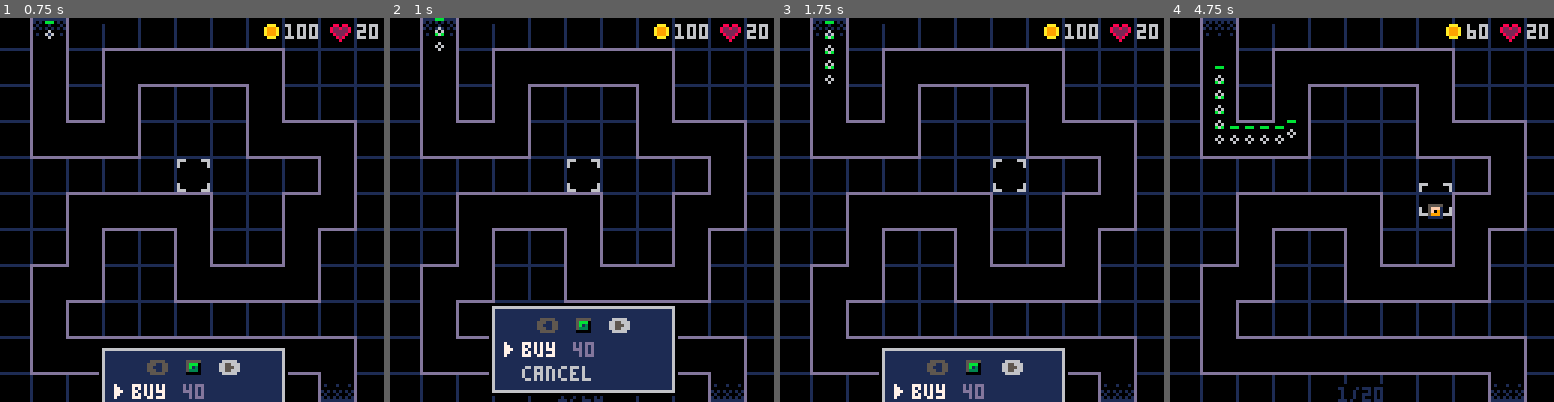
Above: before the commit, frames 1-4 (left to right).
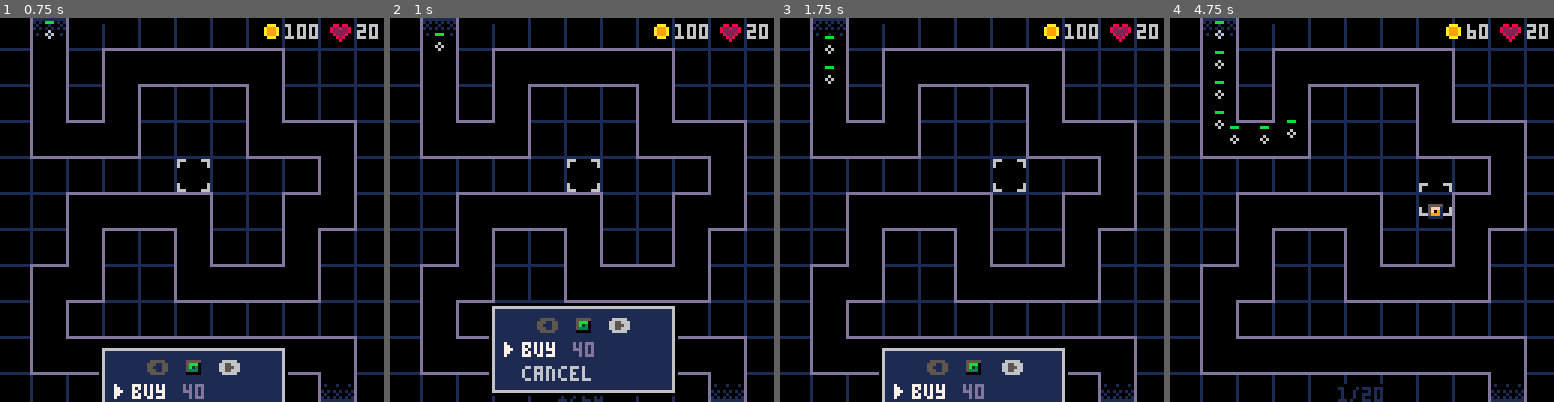
Above: after the commit, the same moments.

Repository: beardedsakimonkey/pixel_td.p8
Game: PICO-8 cartridge pixel_td.p8
Same seed, same stepped clock (60 frames per second), same inputs: the game is played once before the commit and once after it.
Inputs:
- Up to frame 1 (0.75 s): tap X (X key) at 0.33 s; tap O (Z key) at 0.7 s
- Up to frame 2 (1 s): no input
- Up to frame 3 (1.75 s): tap X (X key) at 1.07 s; hold Right from 1.6 s (still down); tap O (Z key) at 1.7 s
- Up to frame 4 (4.75 s): tap X (X key) at 1.85, 2.97, 4.08 s; release Right at 2.1 s; tap O (Z key) every 0.4 s from 2.1 to 4.5 s; hold Up 2.15-2.42 s; hold Right 2.47-3.03 s; hold Left 3.08-3.58 s; hold Down 3.63-3.97 s; hold Right 4.02-4.68 s; hold Up from 4.73 s (still down)

Frame 1 is identical in both runs. In frame 2, less than 0.1% of the frame differs, in the area x 11-15%, y 0-5%; in frame 3, less than 0.1%; in frame 4, 0.3%, in the area x 11-30%, y 0-33%.

Commit message:
improve enemy spawn gap logic

Diff:
--- a/enemy.lua
+++ b/enemy.lua
@@ -106,15 +106,21 @@
 end
 
 function spawn_enemy()
-    if sending > 0 and t%20 == 0 then
-        sending -= 1
+    if sending > 0 then
         local w = waves[wave]
-        local dx, dy = 0, 0
-        if     map[1].c == CRNR.top   then dy = w.speed
-        elseif map[1].c == CRNR.left  then dx = w.speed
-        elseif map[1].c == CRNR.right then dx = -w.speed
-        elseif map[1].c == CRNR.bot   then dy = -w.speed end
-        make_enemy(w.type, w.hp, w.gold, dx, dy)
+        -- Send out enemies with a 10px gap
+        -- speed (px/frame) * X frames = 10px
+        --  => X = 10px / speed
+        local frames = 10/w.speed
+        if t % frames == 0 then
+            sending -= 1
+            local dx, dy = 0, 0
+            if     map[1].c == CRNR.top   then dy = w.speed
+            elseif map[1].c == CRNR.left  then dx = w.speed
+            elseif map[1].c == CRNR.right then dx = -w.speed
+            elseif map[1].c == CRNR.bot   then dy = -w.speed end
+            make_enemy(w.type, w.hp, w.gold, dx, dy)
+        end
     end
 end
 
